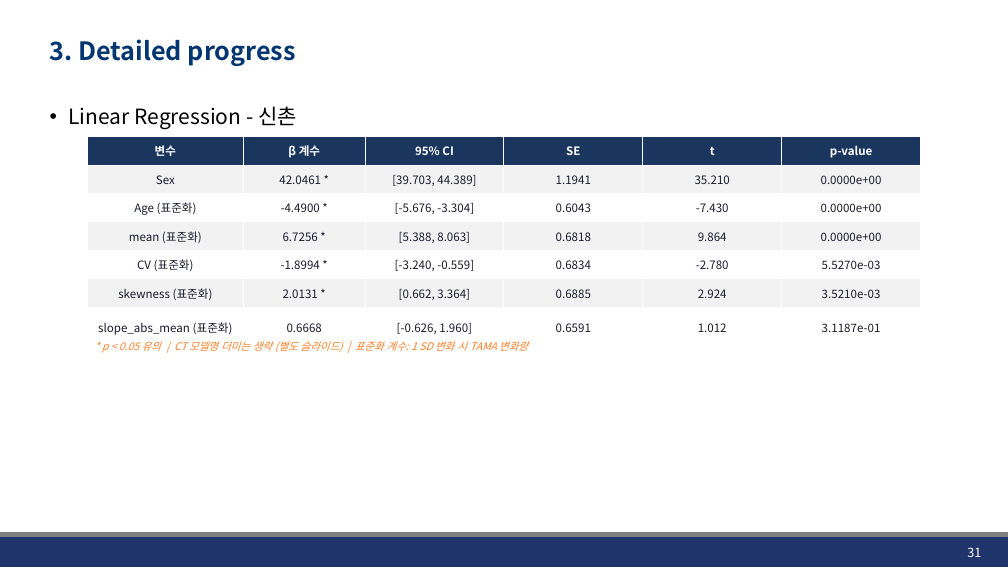
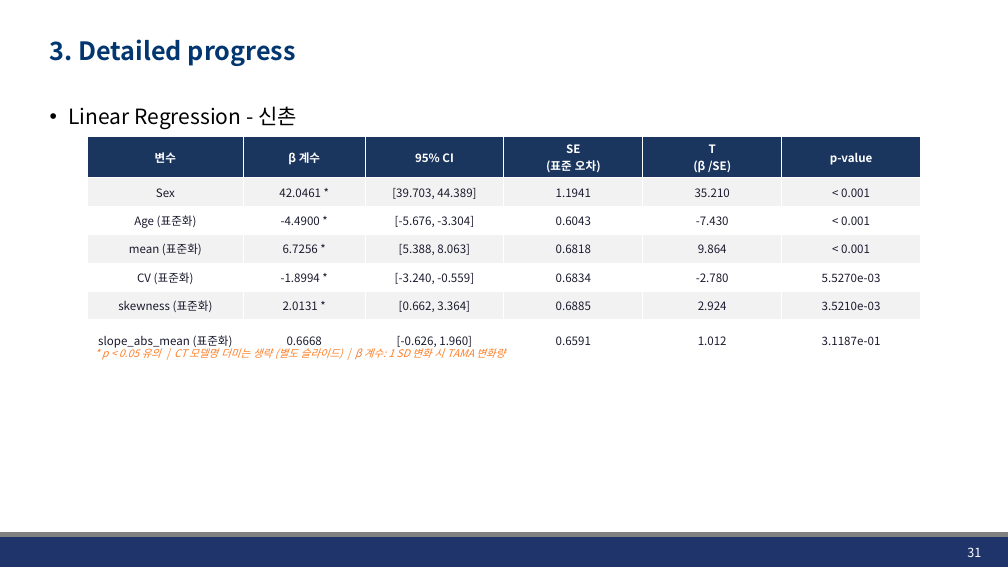
Before and after one commit to JHWannabe/2026-1_Study, a slide deck: slide 31 of 연구자료/260424_Linear_Logistic_Regression.pptx. Drawn at 1008x567 pixels with LibreOffice and Linux fonts; fonts in the diff are those of the drawing; background and template pictures are left out. Boxes give left, top, right and bottom in pixels: in the first picture for what was removed or moved away, otherwise in the second. Text is boxed around its words. In the diff, an @@ line names an element or a change of style, - is before the commit and + after.

```diff
--- a/연구자료/260424_Linear_Logistic_Regression.pptx
+++ b/연구자료/260424_Linear_Logistic_Regression.pptx
@@ table at box(87, 137, 922, 353) @@
-row 1, column 4: SE
+row 1, column 4: SE / (표준 오차)
-row 1, column 5: t
+row 1, column 5: T / (β /SE)
-row 2, column 6: 0.0000e+00
+row 2, column 6: < 0.001
-row 3, column 6: 0.0000e+00
+row 3, column 6: < 0.001
-row 4, column 6: 0.0000e+00
+row 4, column 6: < 0.001
@@ text at box(102, 346, 505, 360): text changed @@
-* p < 0.05 유의 | CT 모델명 더미는 생략 (별도 슬라이드) | 표준화 계수: 1 SD 변화 시 TAMA 변화량
+* p < 0.05 유의 | CT 모델명 더미는 생략 (별도 슬라이드) | β 계수: 1 SD 변화 시 TAMA 변화량
```
Also in this commit, not shown: 8 other slides changed, 5 other files.
